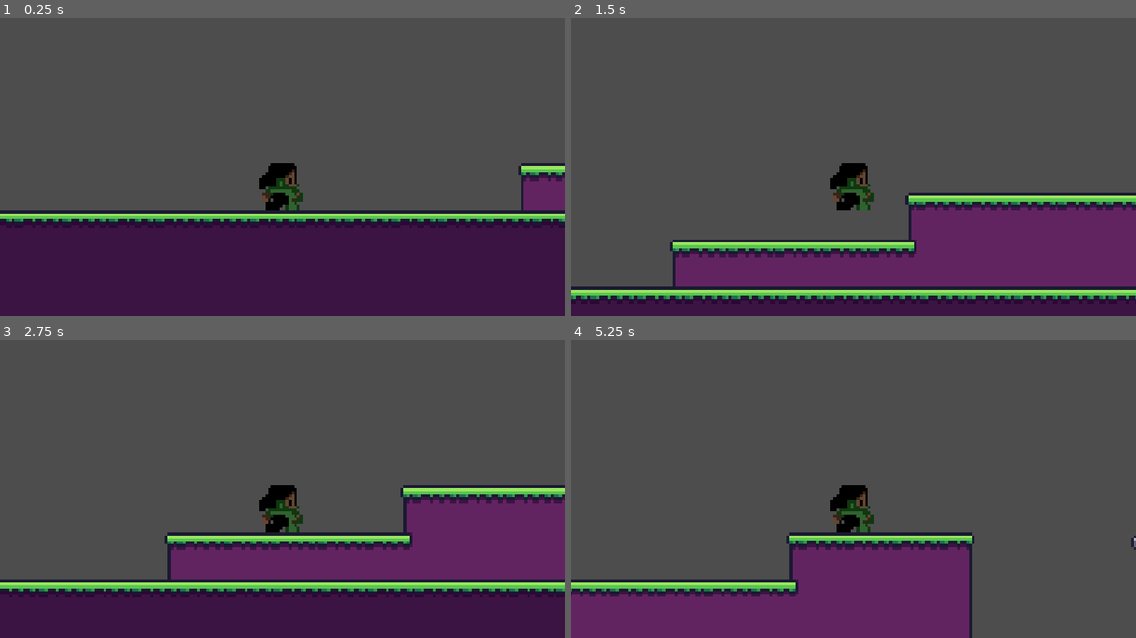
Above: before the commit, frames 1-4 (two rows, left to right).
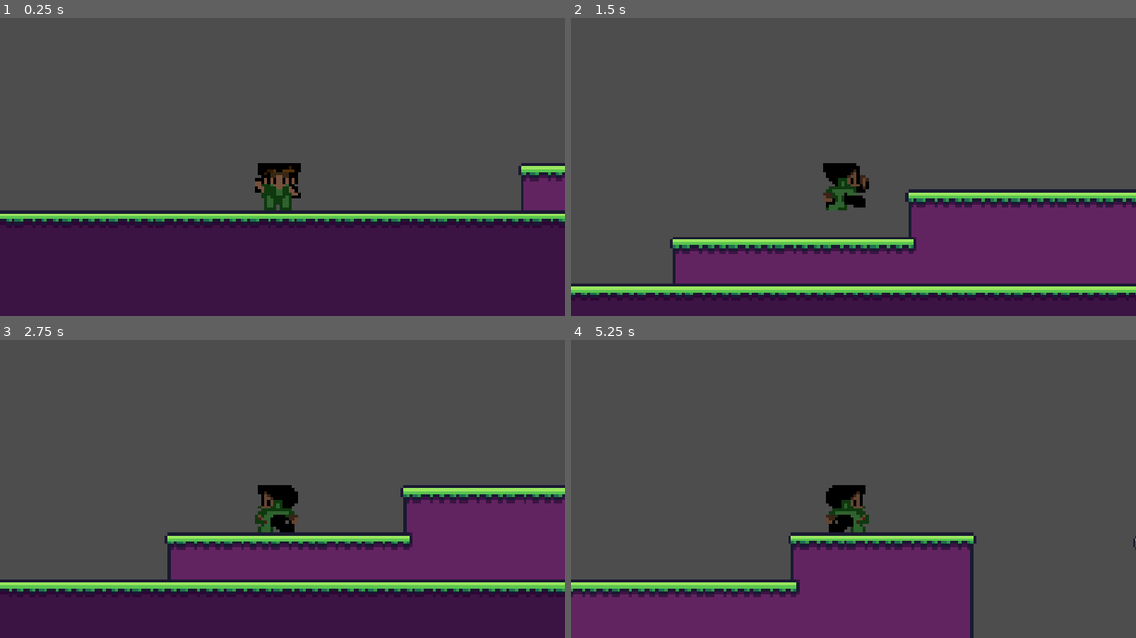
Above: after the commit, the same moments.

Repository: zbushiri/Kingdom-in-Ashes
Game: Godot game, scene res://Assets/Scenes/Areas/area_1.tscn
The game is run twice, just before and just after one commit, with the same random seed, the same clock (stepped at 60 frames per second) and the same inputs.
Inputs:
- Up to frame 1 (0.25 s): no input
- Up to frame 2 (1.5 s): tap Enter at 0.5 s; hold Up (jump) 0.53-1.28 s; hold Right (move_right) from 0.53 s (still down); tap Up (jump) at 1.35 s
- Up to frame 3 (2.75 s): tap Up (jump) at 1.52, 1.82 s; release Right (move_right) at 2.03 s; hold Left (move_left) from 2.03 s (still down); hold Up (jump) from 2.03 s (still down)
- Up to frame 4 (5.25 s): release Left (move_left) at 2.78 s; release Up (jump) at 2.78 s; hold Right (move_right) 2.78-4.28 s; tap Up (jump) at 2.85, 3.02, 3.32, 4.35, 4.52, 4.82 s; hold Up (jump) 3.53-4.28 s; hold Left (move_left) 4.28-5.03 s; hold Right (move_right) from 5.03 s (still down); hold Up (jump) from 5.03 s (still down)

The runs differ from the first frame. In frame 1, 0.9% of the frame differs, in the area x 45-54%, y 48-65%; in frame 2, 11%, in the area x 0-100%, y 48-95%; in frame 3, 0.7%; in frame 4, 1.6%.

Commit message:
add animations

Diff:
--- a/kingdoms-in-ashes/Assets/Scenes/player.tscn
+++ b/kingdoms-in-ashes/Assets/Scenes/player.tscn
@@ -1,10 +1,81 @@
 [gd_scene format=3 uid="uid://deak1oafcweoo"]
 
-[ext_resource type="Texture2D" uid="uid://dd0gxbrkjl7gm" path="res://Assets/Sprites/EasterQueen.png" id="1_6cd4h"]
 [ext_resource type="Script" uid="uid://brl7gib36b45r" path="res://Assets/Scripts/player_controller.gd" id="1_7dd06"]
+[ext_resource type="Script" uid="uid://cljfpx8vi4u2f" path="res://Assets/Scripts/player_animation.gd" id="2_38rej"]
+[ext_resource type="Texture2D" uid="uid://cy3gdtb5cryhe" path="res://Assets/Sprites/MC.png" id="3_t1xgp"]
+
+[sub_resource type="Animation" id="Animation_23lac"]
+length = 0.001
+tracks/0/type = "value"
+tracks/0/imported = false
+tracks/0/enabled = true
+tracks/0/path = NodePath("../playerAnimation/Sprite2D:region_rect")
+tracks/0/interp = 1
+tracks/0/loop_wrap = true
+tracks/0/keys = {
+"times": PackedFloat32Array(0),
+"transitions": PackedFloat32Array(1),
+"update": 0,
+"values": [Rect2(10, 0, 16, 16)]
+}
+
+[sub_resource type="Animation" id="Animation_w3t24"]
+resource_name = "idle"
+tracks/0/type = "value"
+tracks/0/imported = false
+tracks/0/enabled = true
+tracks/0/path = NodePath("../playerAnimation/Sprite2D:region_rect")
+tracks/0/interp = 1
+tracks/0/loop_wrap = true
+tracks/0/keys = {
+"times": PackedFloat32Array(0),
+"transitions": PackedFloat32Array(1),
+"update": 0,
+"values": [Rect2(10, 32, 16, 16)]
+}
+
+[sub_resource type="Animation" id="Animation_c3tg1"]
+resource_name = "jump"
+tracks/0/type = "value"
+tracks/0/imported = false
+tracks/0/enabled = true
+tracks/0/path = NodePath("../playerAnimation/Sprite2D:region_rect")
+tracks/0/interp = 1
+tracks/0/loop_wrap = true
+tracks/0/keys = {
+"times": PackedFloat32Array(0),
+"transitions": PackedFloat32Array(1),
+"update": 0,
+"values": [Rect2(44, 32, 16, 16)]
+}
+
+[sub_resource type="Animation" id="Animation_lerqx"]
+resource_name = "runRight"
+length = 0.5
+loop_mode = 1
+tracks/0/type = "value"
+tracks/0/imported = false
+tracks/0/enabled = true
+tracks/0/path = NodePath("../playerAnimation/Sprite2D:region_rect")
+tracks/0/interp = 0
+tracks/0/loop_wrap = true
+tracks/0/keys = {
+"times": PackedFloat32Array(0, 0.25),
+"transitions": PackedFloat32Array(1, 1),
+"update": 0,
+"values": [Rect2(10, 0, 16, 16), Rect2(40, 0, 16, 16)]
+}
+
+[sub_resource type="AnimationLibrary" id="AnimationLibrary_jp3cw"]
+_data = {
+&"RESET": SubResource("Animation_23lac"),
+&"idle": SubResource("Animation_w3t24"),
+&"jump": SubResource("Animation_c3tg1"),
+&"move": SubResource("Animation_lerqx")
+}
 
 [sub_resource type="CapsuleShape2D" id="CapsuleShape2D_3owmv"]
-radius = 6.0
+radius = 8.0
 height = 16.0
 
 [node name="Player" type="CharacterBody2D" unique_id=1531094566]
@@ -17,17 +88,24 @@
 offset = Vector2(0, -15)
 zoom = Vector2(6, 6)
 
-[node name="AgentAnimator" type="Node2D" parent="." unique_id=90474666]
+[node name="playerAnimation" type="Node2D" parent="." unique_id=90474666 node_paths=PackedStringArray("player_controller", "animation_player", "sprite")]
+script = ExtResource("2_38rej")
+player_controller = NodePath("..")
+animation_player = NodePath("AnimationPlayer")
+sprite = NodePath("Sprite2D")
 
-[node name="AnimationPlayer" type="AnimationPlayer" parent="AgentAnimator" unique_id=648444623]
+[node name="AnimationPlayer" type="AnimationPlayer" parent="playerAnimation" unique_id=648444623]
 root_node = NodePath("../../Camera2D")
+libraries/ = SubResource("AnimationLibrary_jp3cw")
+autoplay = &"idle"
 
-[node name="Sprite2D" type="Sprite2D" parent="AgentAnimator" unique_id=596296410]
-position = Vector2(0, -5)
-texture = ExtResource("1_6cd4h")
+[node name="Sprite2D" type="Sprite2D" parent="playerAnimation" unique_id=596296410]
+position = Vector2(-2, -5)
+scale = Vector2(1.0354166, 1)
+texture = ExtResource("3_t1xgp")
 region_enabled = true
-region_rect = Rect2(0, 0, 16, 16)
+region_rect = Rect2(10, 0, 16, 16)
 
 [node name="CollisionShape2D" type="CollisionShape2D" parent="." unique_id=1451453720]
-position = Vector2(0, -5)
+position = Vector2(-2, -5)
 shape = SubResource("CapsuleShape2D_3owmv")
--- /dev/null
+++ b/kingdoms-in-ashes/Assets/Scripts/player_animation.gd
@@ -0,0 +1,22 @@
+extends Node2D
+
+@export var player_controller : PlayerController
+@export var animation_player : AnimationPlayer
+@export var sprite : Sprite2D
+
+func _process(delta):
+	# flips sprite
+	if player_controller.direction == 1:
+		sprite.flip_h = false
+	elif player_controller.direction == -1:
+		sprite.flip_h = true
+	# plays movement animation
+	if abs(player_controller.velocity.x) > 0.0:
+		animation_player.play("move")
+	else:
+		animation_player.play("idle")
+	# plays jump animation
+	if player_controller.velocity.y < 0.0:
+		animation_player.play("jump")
+	elif player_controller.velocity.y > 0.0:
+		animation_player.play("jump")
--- a/kingdoms-in-ashes/Assets/Scripts/player_controller.gd
+++ b/kingdoms-in-ashes/Assets/Scripts/player_controller.gd
@@ -1,4 +1,5 @@
 extends CharacterBody2D
+class_name PlayerController
 
 @export var speed = 10.0
 @export var jump_power = 10.0
Not shown, added: kingdoms-in-ashes/Assets/Scripts/player_animation.gd.uid
Binary file removed: kingdoms-in-ashes/Assets/Sprites/EasterQueen.png
Not shown, removed: kingdoms-in-ashes/Assets/Sprites/EasterQueen.png.import
Binary file added: kingdoms-in-ashes/Assets/Sprites/MC.png
Not shown, changed: kingdoms-in-ashes/Assets/Sprites/MC.png.import
Binary file removed: kingdoms-in-ashes/Assets/Sprites/NorthQueen.png
